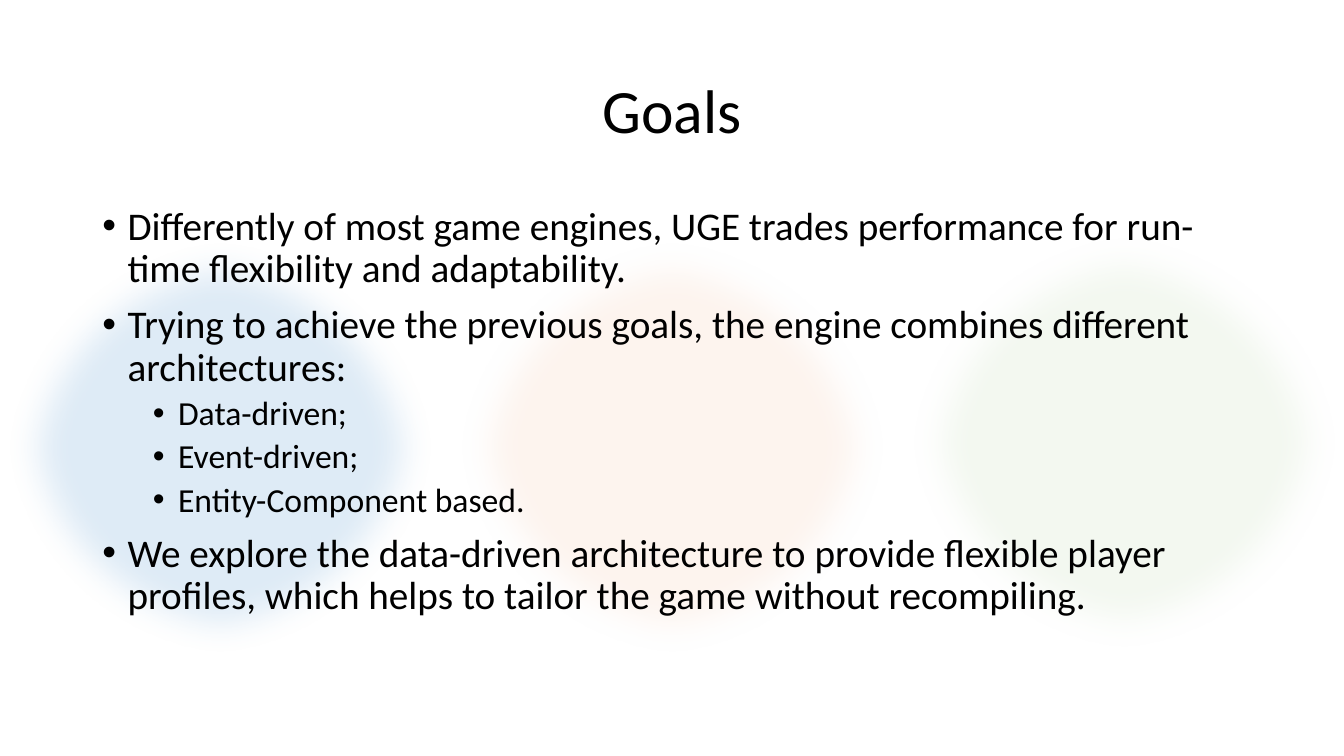
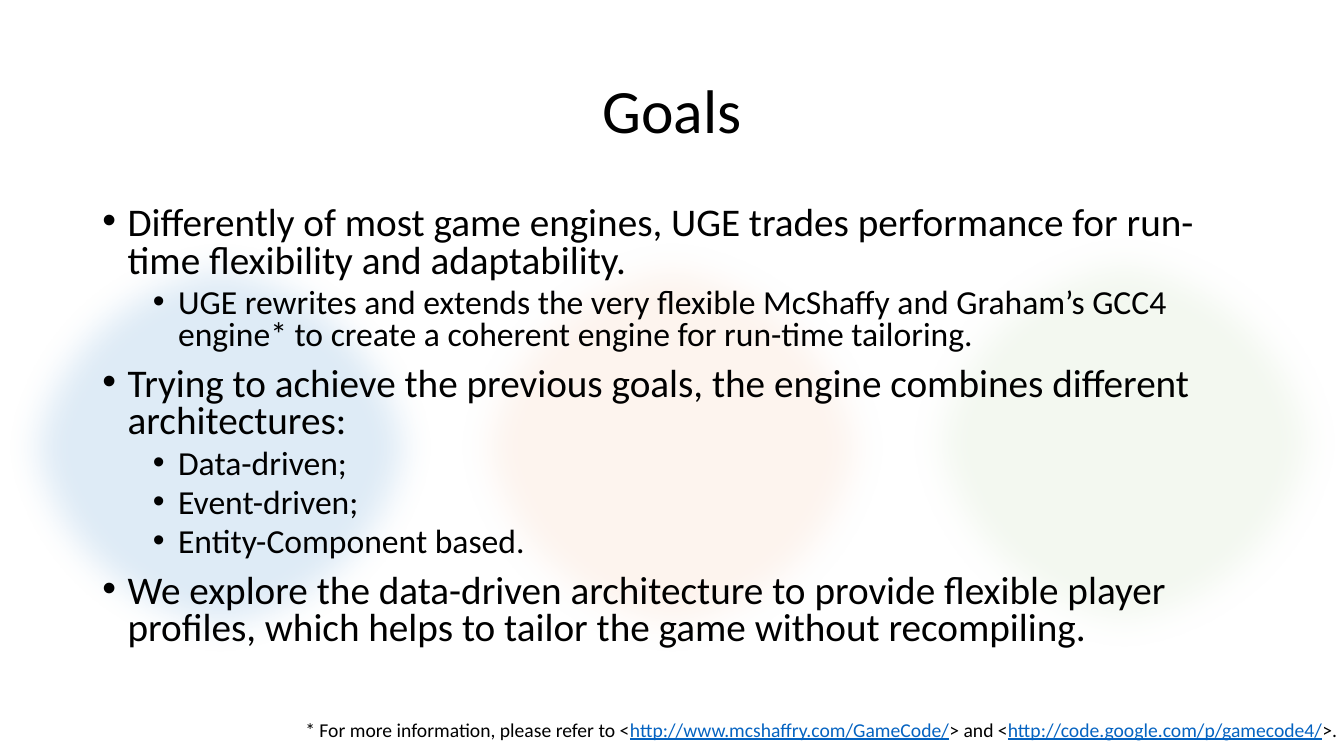
Before and after one commit to francogarcia/uge, a slide deck: slide 5 of doc/UGE in a Nutshell.pptx. Drawn at 1344x756 pixels with LibreOffice and Linux fonts; fonts in the diff are those of the drawing. Boxes give left, top, right and bottom in pixels: in the first picture for what was removed or moved away, otherwise in the second. Text is boxed around its words. In the diff, an @@ line names an element or a change of style, - is before the commit and + after.

```diff
--- a/doc/UGE in a Nutshell.pptx
+++ b/doc/UGE in a Nutshell.pptx
@@ text at <box>128,208,1194,648</box>: line spacing 0.9 to 0.8 @@
@@ text at <box>178,290,1166,352</box>: paragraph added @@
+  • UGE rewrites and extends the very flexible McShaffy and Graham’s GCC4 engine* to create a coherent engine for run-time tailoring.
@@ text added at <box>319,723,1337,741</box>, 14 pt, text #0563C1, underline @@
+* For more information, please refer to <http://www.mcshaffry.com/GameCode/> and <http://code.google.com/p/gamecode4/>.
```
Also in this commit, not shown: 21 other slides changed.
